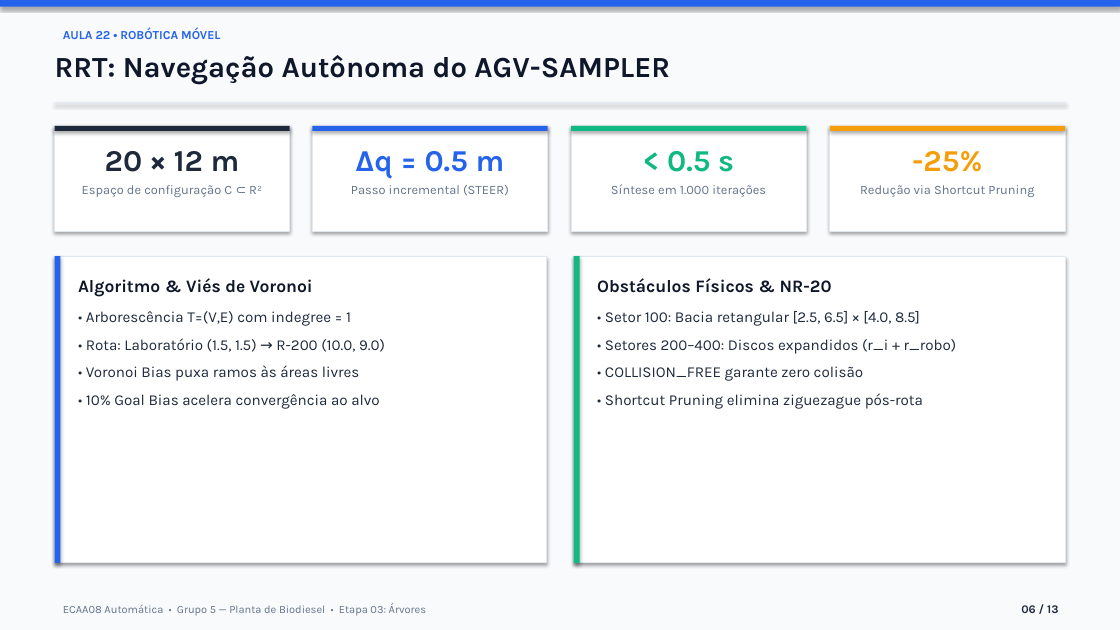
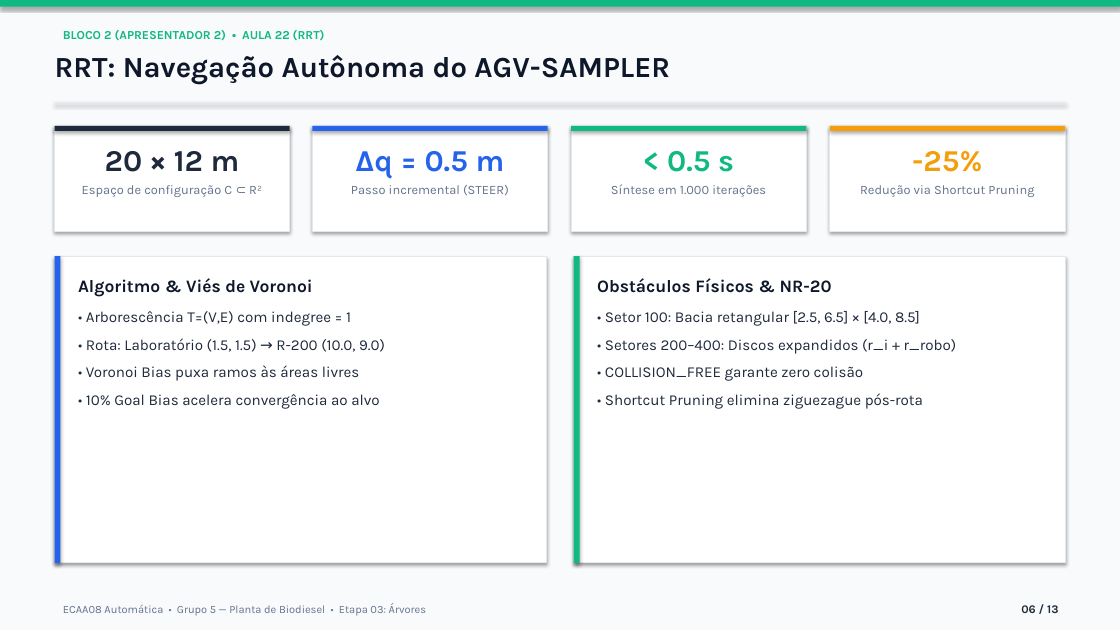
Before and after one commit to igorfantucci/Aula-Automatica---GRUPO-5, a slide deck: slide 6 of etapa-03-arvores/apresentacao_etapa_03.pptx. Drawn at 1120x630 pixels with LibreOffice and Linux fonts; fonts in the diff are those of the drawing. Boxes give left, top, right and bottom in pixels: in the first picture for what was removed or moved away, otherwise in the second. Text is boxed around its words. In the diff, an @@ line names an element or a change of style, - is before the commit and + after.

```diff
--- a/etapa-03-arvores/apresentacao_etapa_03.pptx
+++ b/etapa-03-arvores/apresentacao_etapa_03.pptx
@@ rectangle at [0, 0, 1120, 7]: fill #2563EB to #10B981 @@
@@ text at [63, 30, 325, 41]: text changed; text colour #2563EB to #10B981 @@
-AULA 22 • ROBÓTICA MÓVEL
+BLOCO 2 (APRESENTADOR 2) • AULA 22 (RRT)
```
Also in this commit, not shown: 11 other slides changed, 1 slide added, 1 slide removed, 4 other files.
